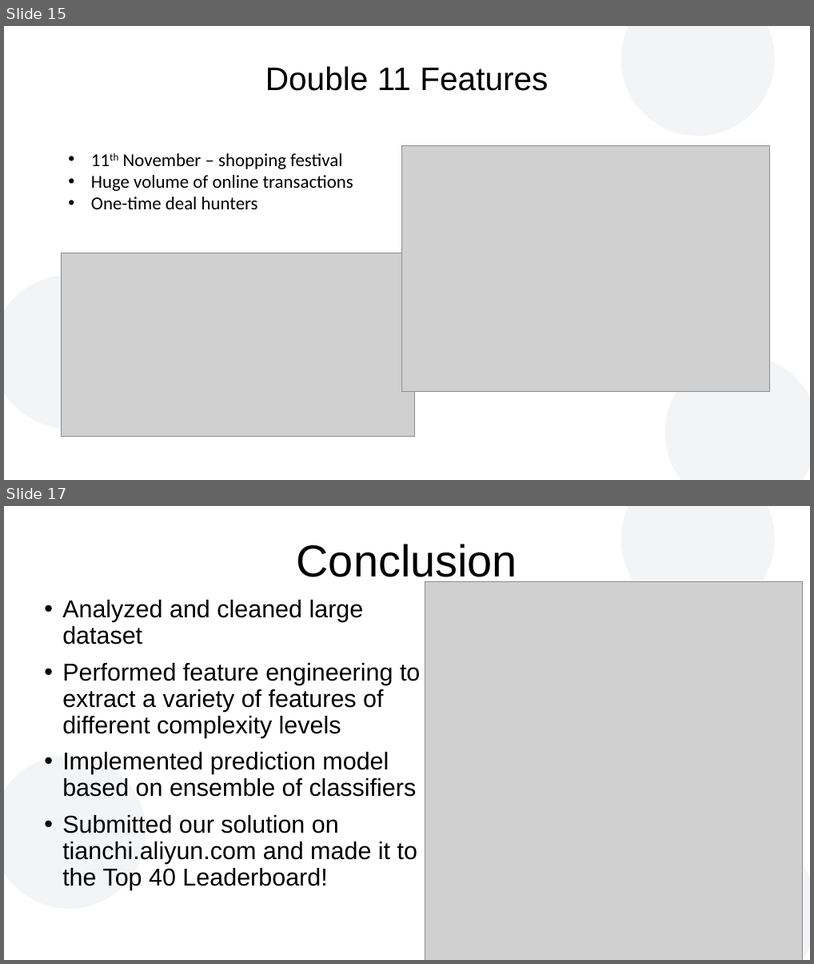
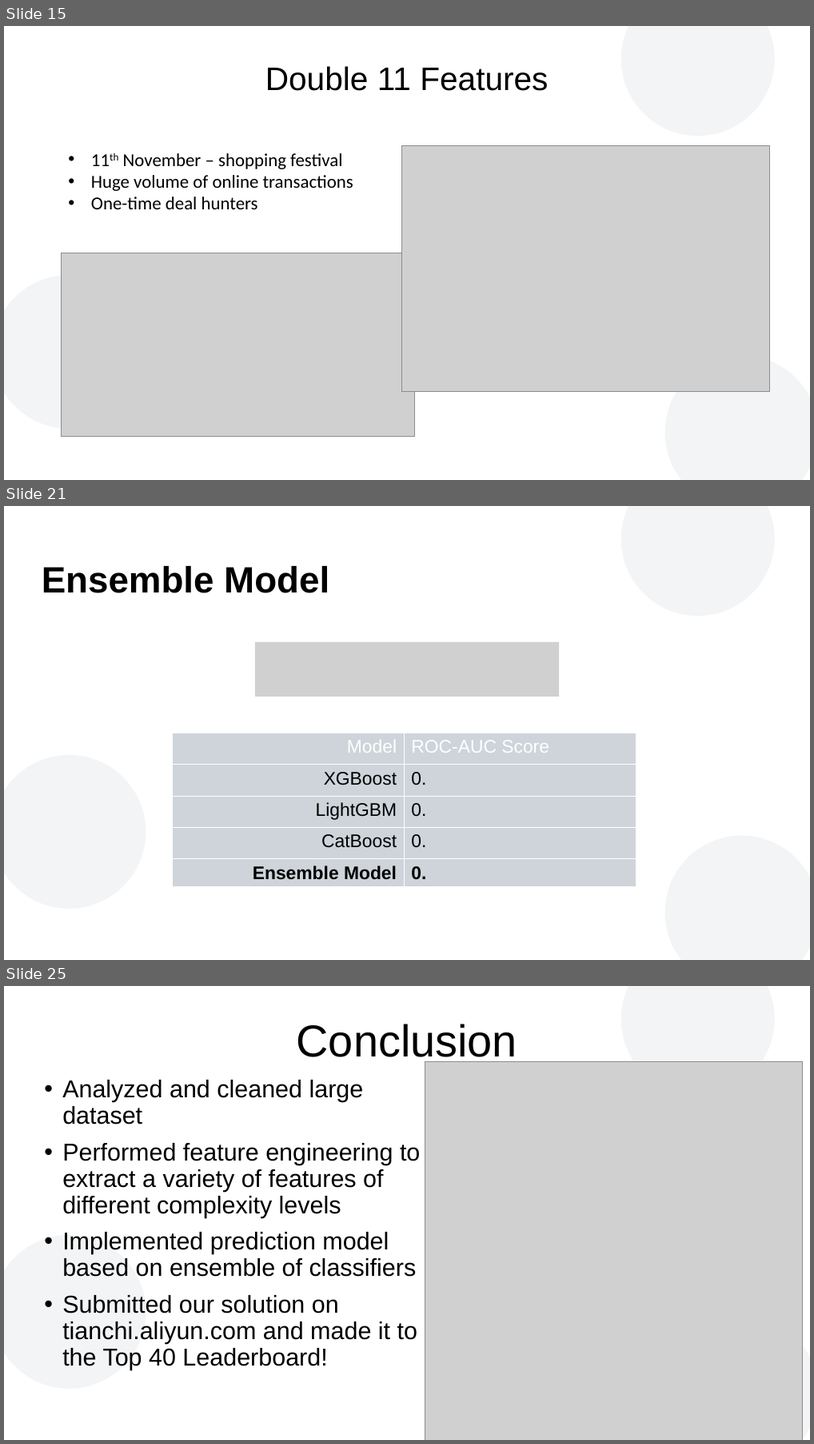
Before and after one commit to atfortes/Repeat-Buyers-Prediction, a slide deck: final_presentation.pptx. Shown one above the other, each under a label of ours: slides 15 and 17 before the commit, slides 15, 21 and 25 after it; the slides between them are not shown. The pictures are 814x964 and 814x1444 pixels, drawn with LibreOffice and Linux fonts; fonts in the diff are those of the drawing; grey boxes stand for pictures; background and template pictures are left out. Boxes give left, top, right and bottom in pixels: in the first picture for what was removed or moved away, otherwise in the second. Text is boxed around its words. In the diff, an @@ line names an element or a change of style, - is before the commit and + after.

```diff
--- a/final_presentation.pptx
+++ b/final_presentation.pptx
@@ slide 21 added at (x1=4, y1=506, x2=810, y2=960), background #FFFFFF; not listed: 3 template elements that a slide beside it also shows @@
@@ text added at (x1=42, y1=566, x2=330, y2=593), 36 pt, text #000000, bold @@
+Ensemble Model
@@ picture added at (x1=255, y1=642, x2=559, y2=696) @@
@@ table added at (x1=172, y1=733, x2=636, y2=888), 5 rows, 2 columns @@
+Model | ROC-AUC Score
+XGBoost | 0.
+LightGBM | 0.
+CatBoost | 0.
+Ensemble Model | 0.
@@ what was slide 17 is now slide 25 @@
```
Also in this commit, not shown: 7 other slides added.
